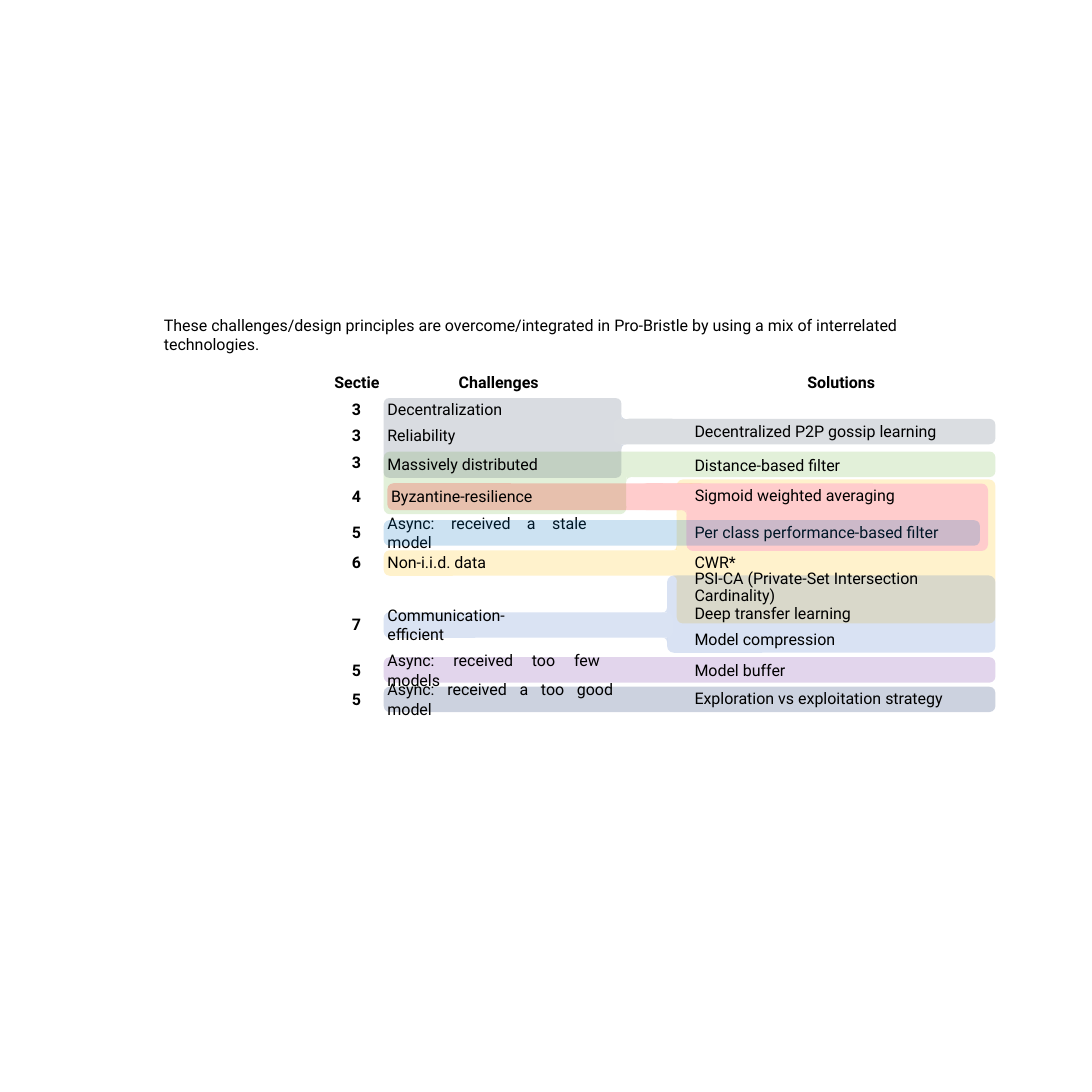
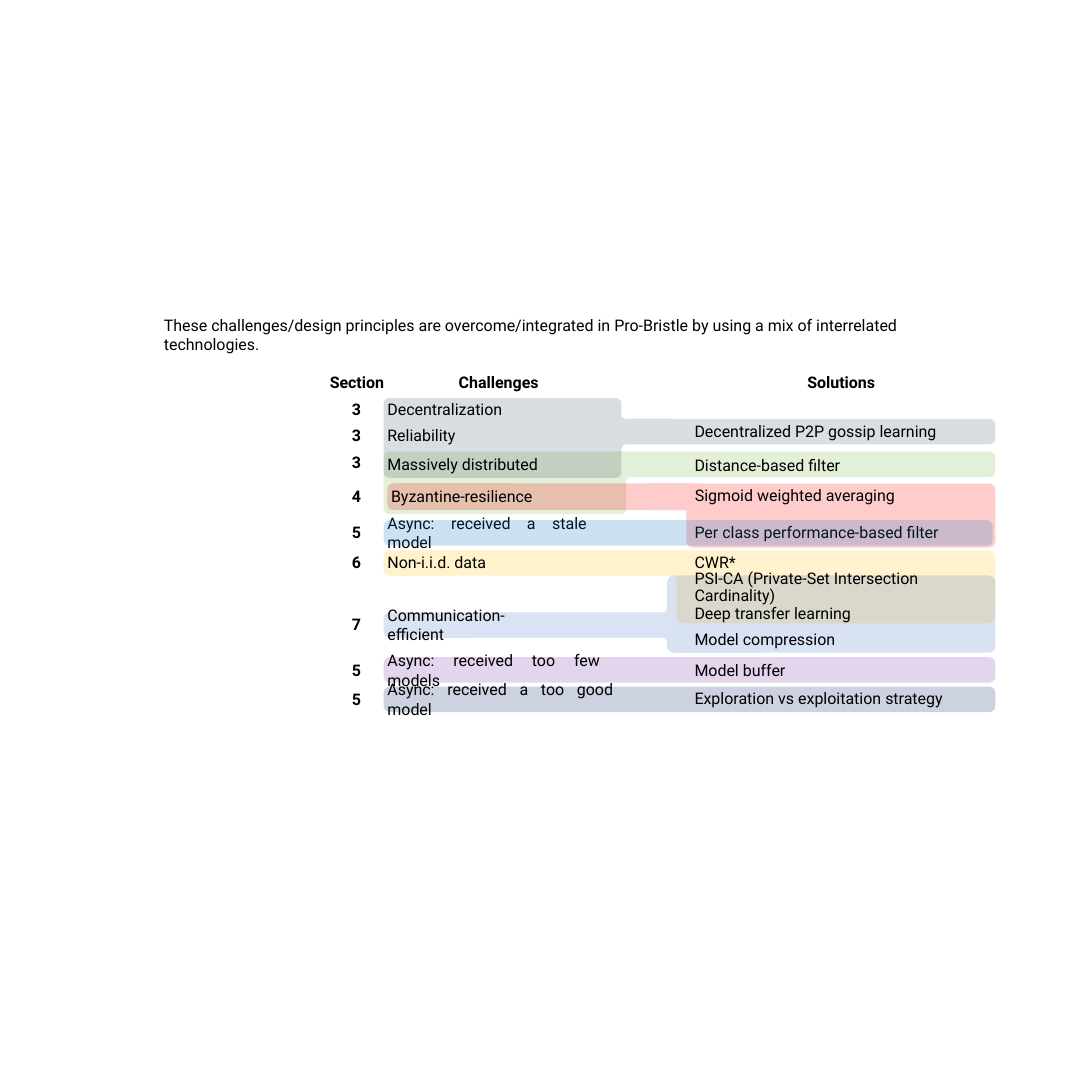
Before and after one commit to jverbraeken/trustchain-superapp, a slide deck: slide 4 of fedml/figures.pptx. Drawn at 1092x1092 pixels with LibreOffice and Linux fonts; fonts in the diff are those of the drawing. Boxes give left, top, right and bottom in pixels: in the first picture for what was removed or moved away, otherwise in the second. Text is boxed around its words. In the diff, an @@ line names an element or a change of style, - is before the commit and + after.

```diff
--- a/fedml/figures.pptx
+++ b/fedml/figures.pptx
@@ text at box(330, 376, 384, 388): text changed @@
-Sectie
+Section
@@ rounded rectangle: place and size @@
-rounded rectangle at box(687, 484, 988, 552)
+rounded rectangle at box(687, 484, 996, 548)
@@ rounded rectangle: place and size @@
-rounded rectangle at box(383, 521, 979, 546)
+rounded rectangle at box(383, 521, 993, 546)
@@ ellipse removed at box(677, 511, 687, 521) @@
@@ rounded rectangle removed at box(682, 511, 687, 516) @@
@@ ellipse removed at box(667, 540, 677, 550) @@
@@ rounded rectangle removed at box(672, 546, 677, 551) @@
@@ rounded rectangle: place and size @@
-rounded rectangle at box(677, 479, 996, 624)
+rounded rectangle at box(677, 551, 996, 624)
@@ rounded rectangle at box(677, 551, 996, 624): proportions changed @@
```
Also in this commit, not shown: 1 other slide changed, 2 slides added, 3 other files.
